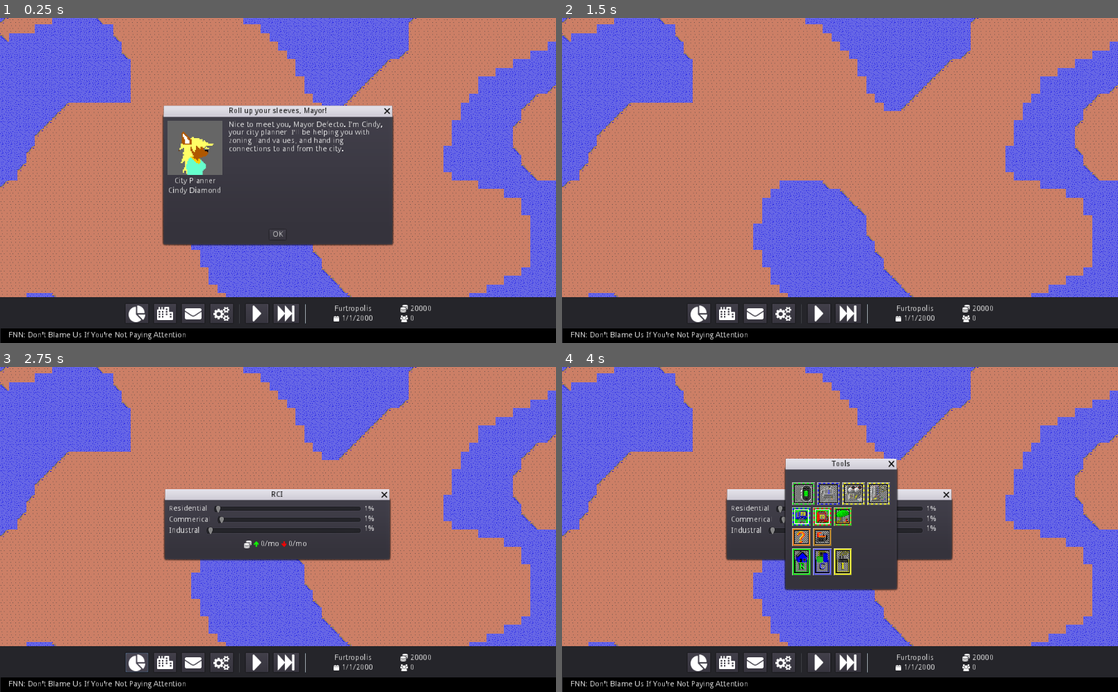
Above: before the commit, frames 1-4 (two rows, left to right).
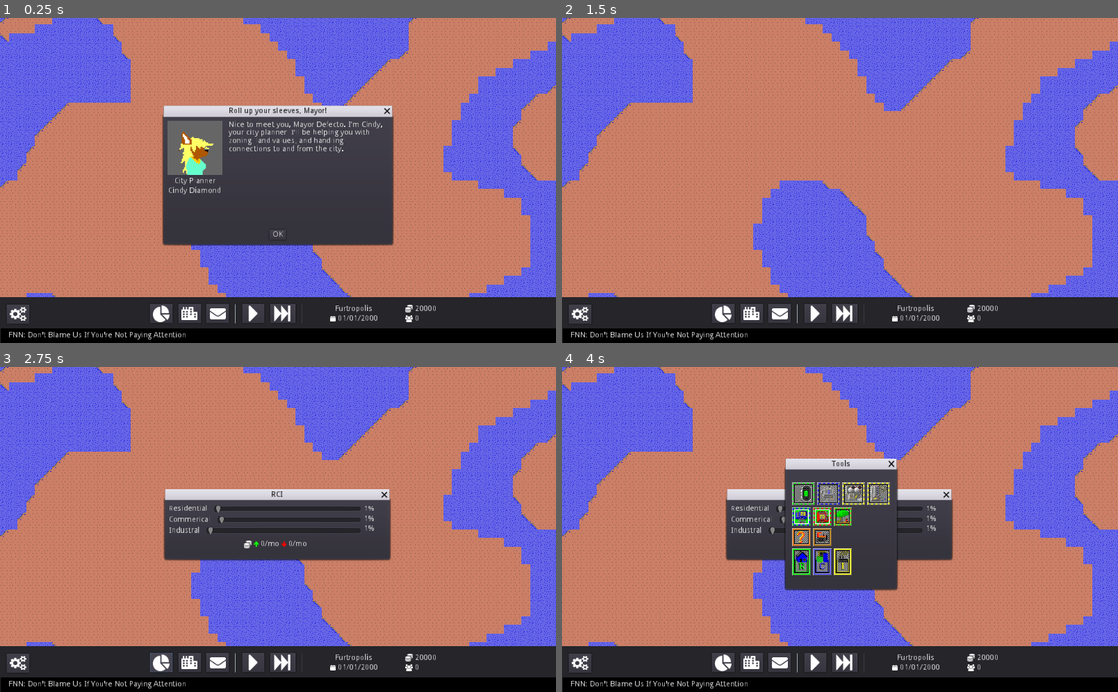
Above: after the commit, the same moments.

Repository: tonytins/citylimits
Game: Godot game, scene res://scenes/game.tscn
Same seed, same stepped clock (60 frames per second), same inputs: the game is played once before the commit and once after it.
Inputs (mouse positions are in pixels of both pictures, inside the frame that each line leads up to; where the layout moved, square brackets give the same spot in the first picture):
- Up to frame 1 (0.25 s): no input
- Up to frame 2 (1.5 s): click (578, 313) [784, 313] at 0.5 s; click "OK" at 1.25 s
- Up to frame 3 (2.75 s): click (161, 662) [139, 662] at 2 s
- Up to frame 4 (4 s): click (751, 662) [728, 662] at 2.75 s; click (801, 493) at 3.5 s

The runs differ from the first frame. In frame 1, 1.5% of the frame differs, in the area x 1-79%, y 88-95%; in frame 2, 1.5%; in frame 3, 1.5%; in frame 4, 1.5%.

Commit message:
Moved settings button to side
- Added placeholder 0s to date

Diff:
--- a/scenes/game.tscn
+++ b/scenes/game.tscn
@@ -260,26 +260,35 @@
 "_edit_use_anchors_": true
 }
 
+[node name="SettingsBtn" type="Button" parent="Controls/Status"]
+anchor_left = 0.0115391
+anchor_top = 0.155151
+anchor_right = 0.0525548
+anchor_bottom = 0.57868
+margin_top = -9.53674e-07
+hint_tooltip = "Meet"
+size_flags_horizontal = 4
+icon = ExtResource( 43 )
+__meta__ = {
+"_edit_use_anchors_": true
+}
+
 [node name="StatCtr" type="HBoxContainer" parent="Controls/Status"]
-anchor_left = 0.00119134
-anchor_top = 0.489112
-anchor_right = 1.00119
-anchor_bottom = 0.489112
-margin_left = 0.940155
-margin_top = -30.0
-margin_right = 0.940063
-margin_bottom = 6.0
+anchor_left = 0.0556641
+anchor_top = 0.141176
+anchor_right = 1.0
+anchor_bottom = 0.564706
+margin_top = 9.53674e-07
 custom_constants/separation = 50
 alignment = 1
 script = ExtResource( 3 )
 __meta__ = {
-"_edit_lock_": true,
-"_edit_use_anchors_": false
+"_edit_use_anchors_": true
 }
 
 [node name="ButtonCtr" type="HBoxContainer" parent="Controls/Status/StatCtr"]
-margin_left = 241.0
-margin_right = 575.0
+margin_left = 235.0
+margin_right = 517.0
 margin_bottom = 36.0
 custom_constants/separation = 10
 alignment = 1
@@ -310,56 +319,48 @@
 size_flags_horizontal = 4
 icon = ExtResource( 38 )
 
-[node name="SettingsBtn" type="Button" parent="Controls/Status/StatCtr/ButtonCtr"]
+[node name="VSeparator" type="VSeparator" parent="Controls/Status/StatCtr/ButtonCtr"]
 margin_left = 156.0
-margin_right = 198.0
-margin_bottom = 36.0
-hint_tooltip = "Meet"
-size_flags_horizontal = 4
-icon = ExtResource( 43 )
-
-[node name="VSeparator" type="VSeparator" parent="Controls/Status/StatCtr/ButtonCtr"]
-margin_left = 208.0
-margin_right = 212.0
+margin_right = 160.0
 margin_bottom = 36.0
 
 [node name="TurtleBtn" type="Button" parent="Controls/Status/StatCtr/ButtonCtr"]
-margin_left = 222.0
-margin_right = 263.0
+margin_left = 170.0
+margin_right = 211.0
 margin_bottom = 36.0
 hint_tooltip = "Slow"
 toggle_mode = true
 icon = ExtResource( 40 )
 
 [node name="CheetaBtn" type="Button" parent="Controls/Status/StatCtr/ButtonCtr"]
-margin_left = 273.0
-margin_right = 320.0
+margin_left = 221.0
+margin_right = 268.0
 margin_bottom = 36.0
 hint_tooltip = "Fast"
 toggle_mode = true
 icon = ExtResource( 41 )
 
 [node name="VSeparator2" type="VSeparator" parent="Controls/Status/StatCtr/ButtonCtr"]
-margin_left = 330.0
-margin_right = 334.0
+margin_left = 278.0
+margin_right = 282.0
 margin_bottom = 36.0
 
 [node name="NameDate" type="VBoxContainer" parent="Controls/Status/StatCtr"]
-margin_left = 625.0
-margin_right = 705.0
+margin_left = 567.0
+margin_right = 655.0
 margin_bottom = 36.0
 alignment = 1
 
 [node name="CityNameLbl" type="Label" parent="Controls/Status/StatCtr/NameDate"]
 margin_top = 2.0
-margin_right = 80.0
+margin_right = 88.0
 margin_bottom = 16.0
 text = "City Name"
 align = 1
 
 [node name="YearCtr" type="HBoxContainer" parent="Controls/Status/StatCtr/NameDate"]
 margin_top = 20.0
-margin_right = 80.0
+margin_right = 88.0
 margin_bottom = 34.0
 
 [node name="CalIcon" type="TextureRect" parent="Controls/Status/StatCtr/NameDate/YearCtr"]
@@ -370,16 +371,16 @@
 
 [node name="CalendarLbl" type="Label" parent="Controls/Status/StatCtr/NameDate/YearCtr"]
 margin_left = 14.0
-margin_right = 80.0
-margin_bottom = 14.0
-text = "1/1/12000"
+margin_right = 88.0
+margin_bottom = 14.0
+text = "01/01/2000"
 __meta__ = {
 "_edit_use_anchors_": false
 }
 
 [node name="PopBudget" type="VBoxContainer" parent="Controls/Status/StatCtr"]
-margin_left = 755.0
-margin_right = 781.0
+margin_left = 705.0
+margin_right = 731.0
 margin_bottom = 36.0
 alignment = 1
 
--- a/scripts/autoload/sim_data.gd
+++ b/scripts/autoload/sim_data.gd
@@ -1,6 +1,4 @@
 extends Node
-
-const CURRENCY: String = "§"
 
 var city_name: String = "Furtropolis" # Hard-coded, for now
 var mayor_name: String = "Defecto"
@@ -81,11 +79,14 @@
 	TIRE_RECYCLE
 }
 
-func starting_budget(lev = Level.EASY):
-	match lev:
-		Level.EASY:
-			budget = 20000
-		Level.MEDIUM:
-			budget = 10000
-		Level.HARD:
-			budget = 5000
+func get_week():
+	return (10 + total_days - day) / 7
+
+#func starting_budget(lev = Level.EASY):
+#	match lev:
+#		Level.EASY:
+#			budget = 20000
+#		Level.MEDIUM:
+#			budget = 10000
+#		Level.HARD:
+#			budget = 5000
--- a/scripts/city_status.gd
+++ b/scripts/city_status.gd
@@ -7,4 +7,6 @@
 func _process(delta):
 	city_name.text = SimData.city_name
 	budget.text = str(SimData.budget)
-	calendar.text = str(SimData.day) + "/" + str(SimData.month) + "/" + str(SimData.year)
+	var day = "%02d" % SimData.day
+	var month = "%02d" % SimData.month
+	calendar.text = str(day) + "/" + str(month) + "/" + str(SimData.year)
